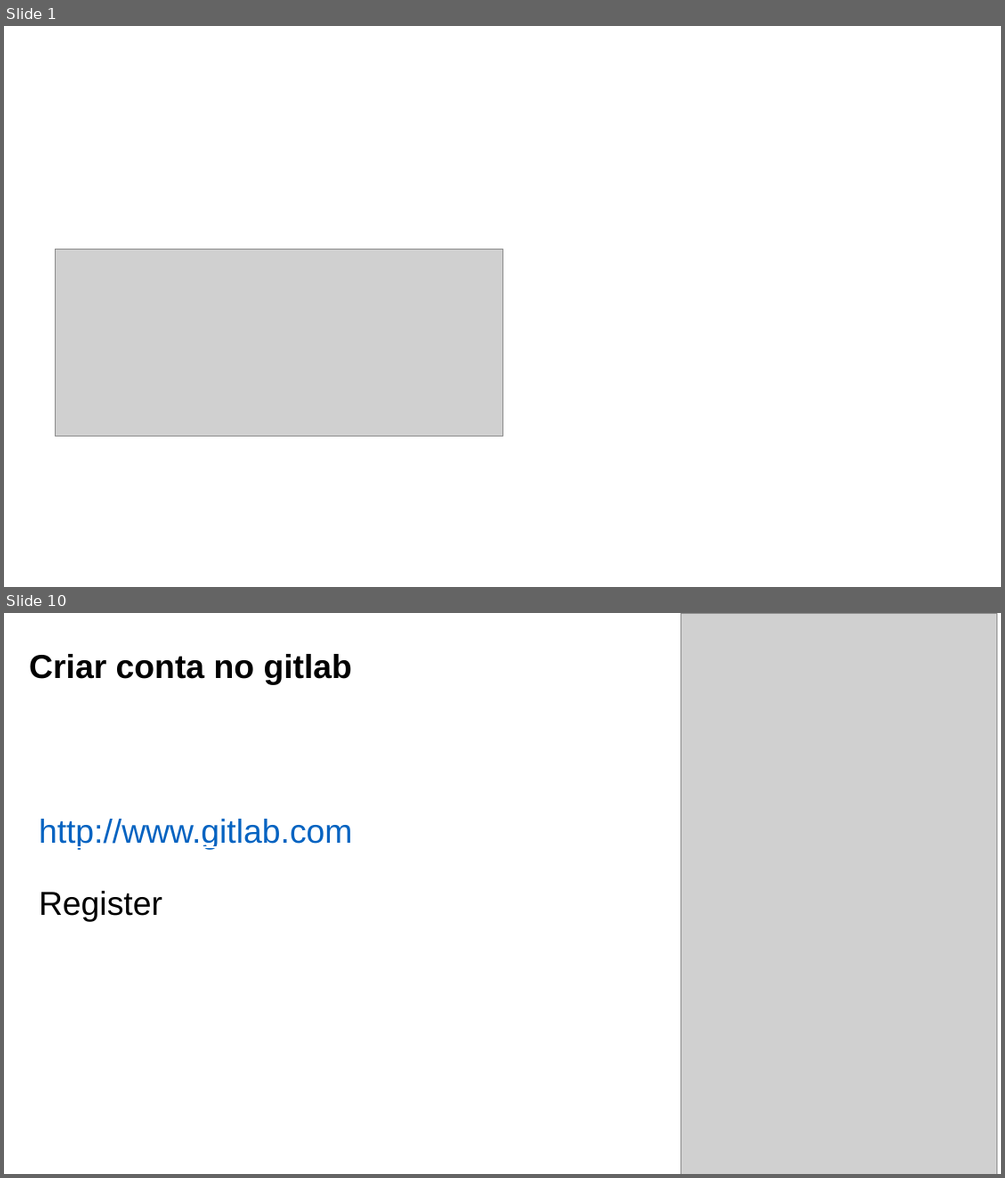
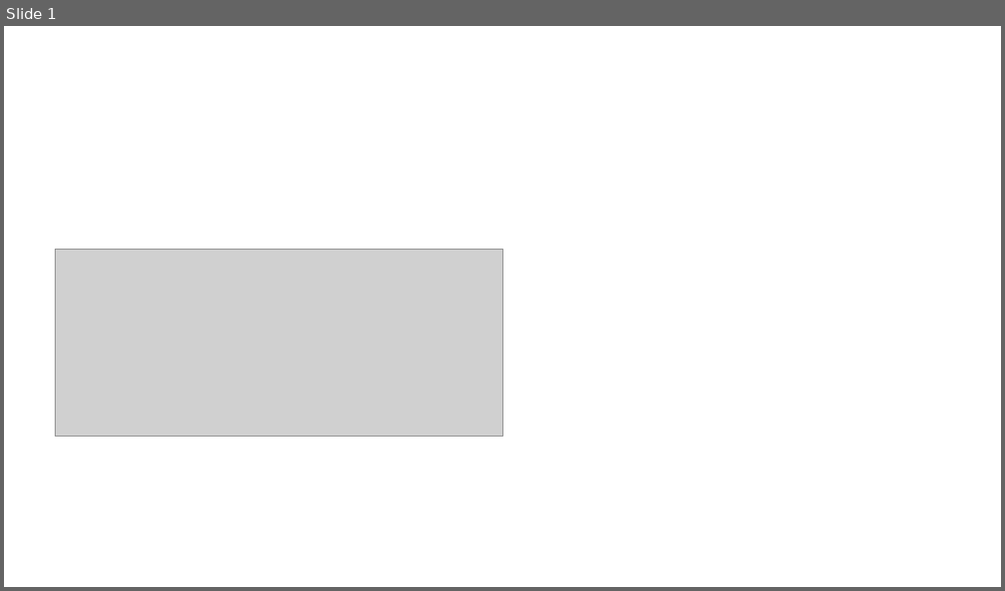
Before and after one commit to yunoguthi/testeCursoGit, a slide deck: git.pptx. Shown one above the other, each under a label of ours: slides 1 and 10 before the commit, slide 1 after it; the slides between them are not shown. The pictures are 1005x1178 and 1005x591 pixels, drawn with LibreOffice and Linux fonts; fonts in the diff are those of the drawing; grey boxes stand for pictures; background and template pictures are left out. Boxes give left, top, right and bottom in pixels: in the first picture for what was removed or moved away, otherwise in the second. Text is boxed around its words. In the diff, an @@ line names an element or a change of style, - is before the commit and + after.

```diff
--- a/git.pptx
+++ b/git.pptx
@@ slide 10 removed at (4, 613, 1001, 1174), background #FFFFFF @@
@@ picture removed at (680, 613, 997, 1174) @@
@@ text removed at (29, 654, 352, 685) @@
-Criar conta no gitlab
@@ text removed at (39, 819, 353, 922) @@
-http://www.gitlab.com
-Register
```
Also in this commit, not shown: 3 slides changed, 13 other slides removed, 1 other file.
